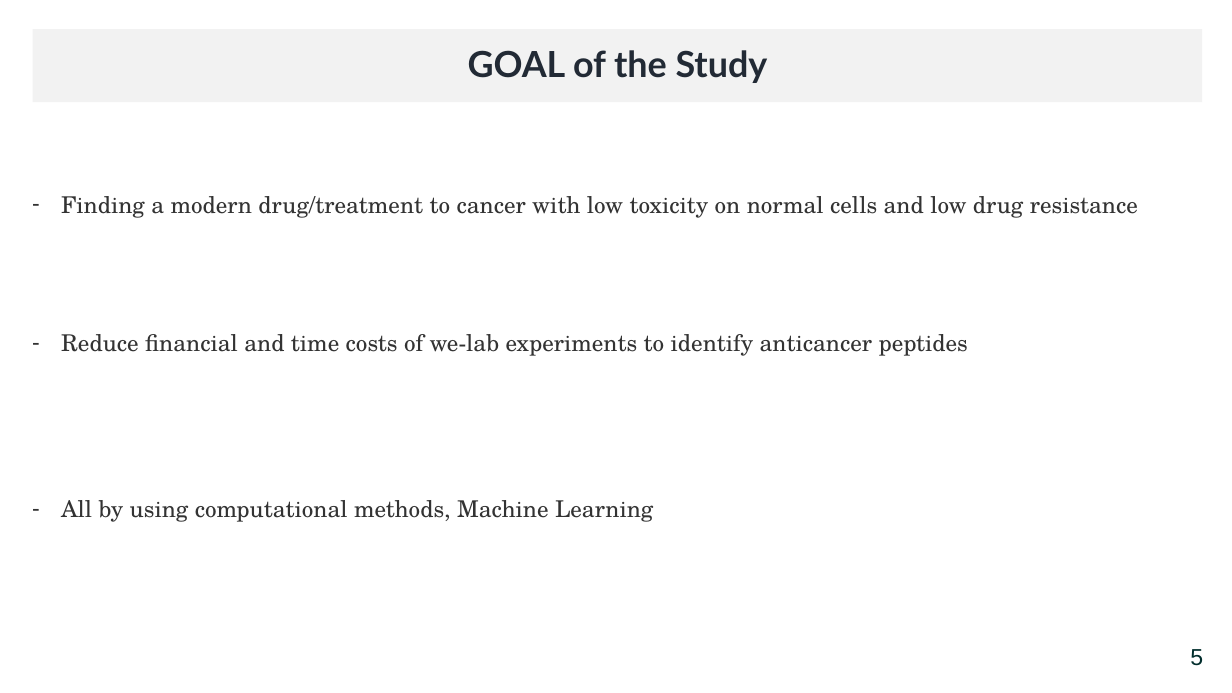
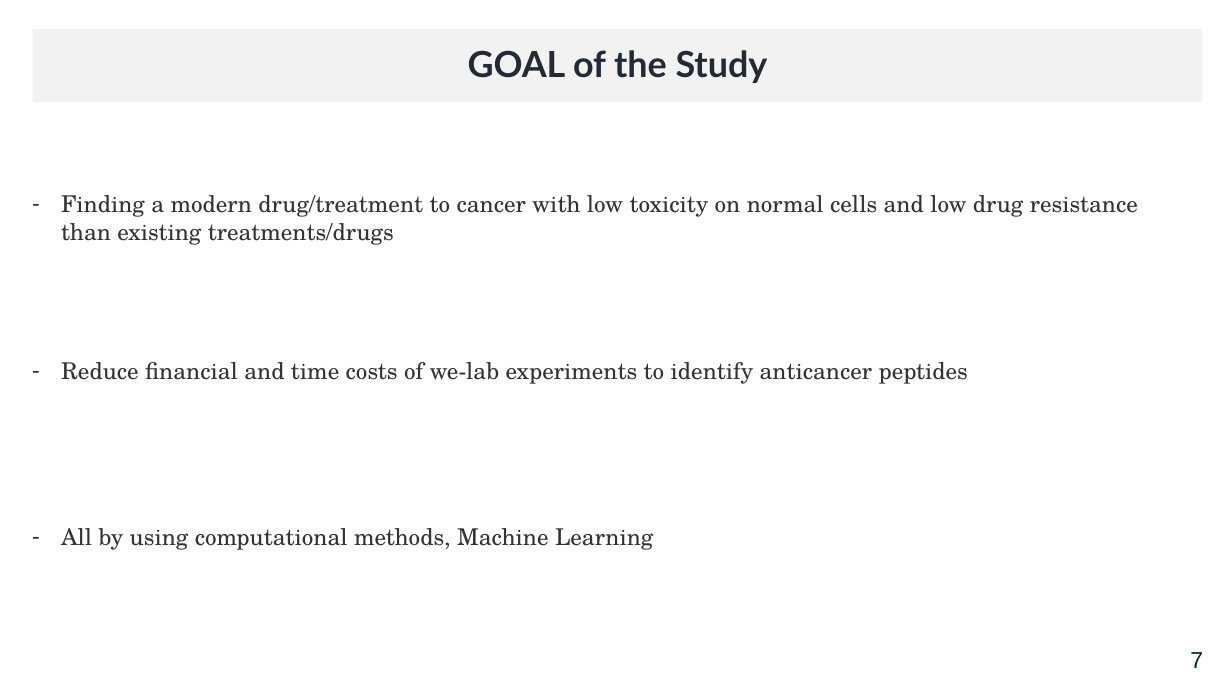
Before and after one commit to mtzynb/MyThesis, a slide deck: slide 9 of ThesisPresentation/thesis_presentation_26012022_Winter.pptx. Drawn at 1232x693 pixels with LibreOffice and Linux fonts; fonts in the diff are those of the drawing. Boxes give left, top, right and bottom in pixels: in the first picture for what was removed or moved away, otherwise in the second. Text is boxed around its words. In the diff, an @@ line names an element or a change of style, - is before the commit and + after.

```diff
--- a/ThesisPresentation/thesis_presentation_26012022_Winter.pptx
+++ b/ThesisPresentation/thesis_presentation_26012022_Winter.pptx
@@ text at bbox=[61, 195, 1138, 245]: text changed @@
-– Finding a modern drug/treatment to cancer with low toxicity on normal cells and low drug resistance
+– Finding a modern drug/treatment to cancer with low toxicity on normal cells and low drug resistance than existing treatments/drugs
@@ text at bbox=[1190, 652, 1203, 668]: text changed @@
-5
+7
```
Also in this commit, not shown: 35 other slides changed, 4 slides removed.
